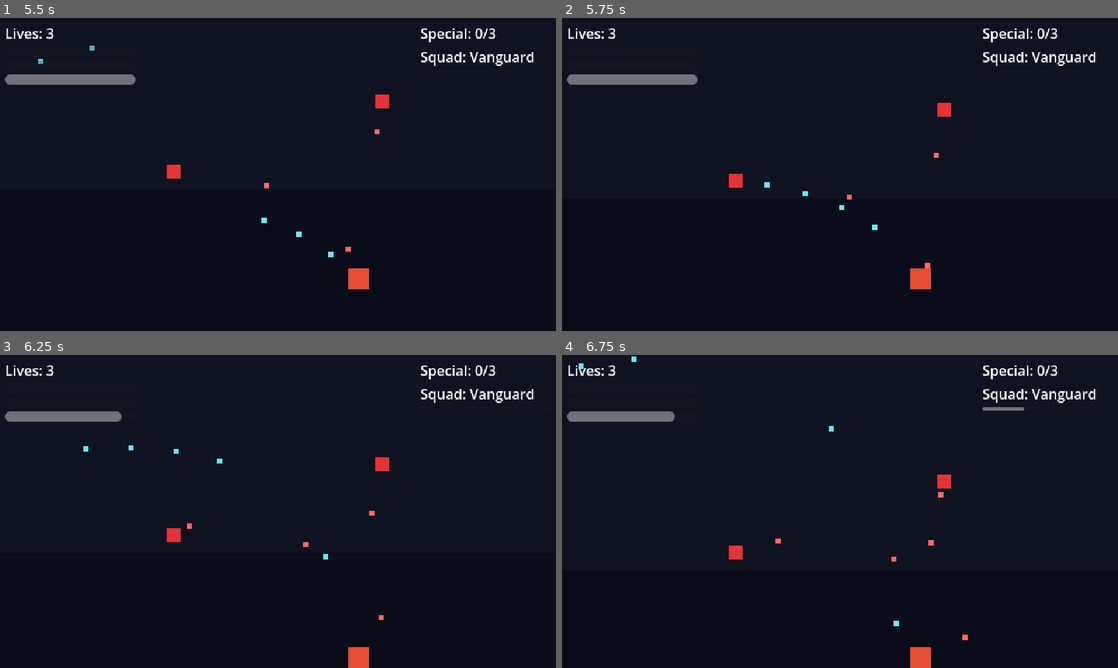
Above: before the commit, frames 1-4 (two rows, left to right).
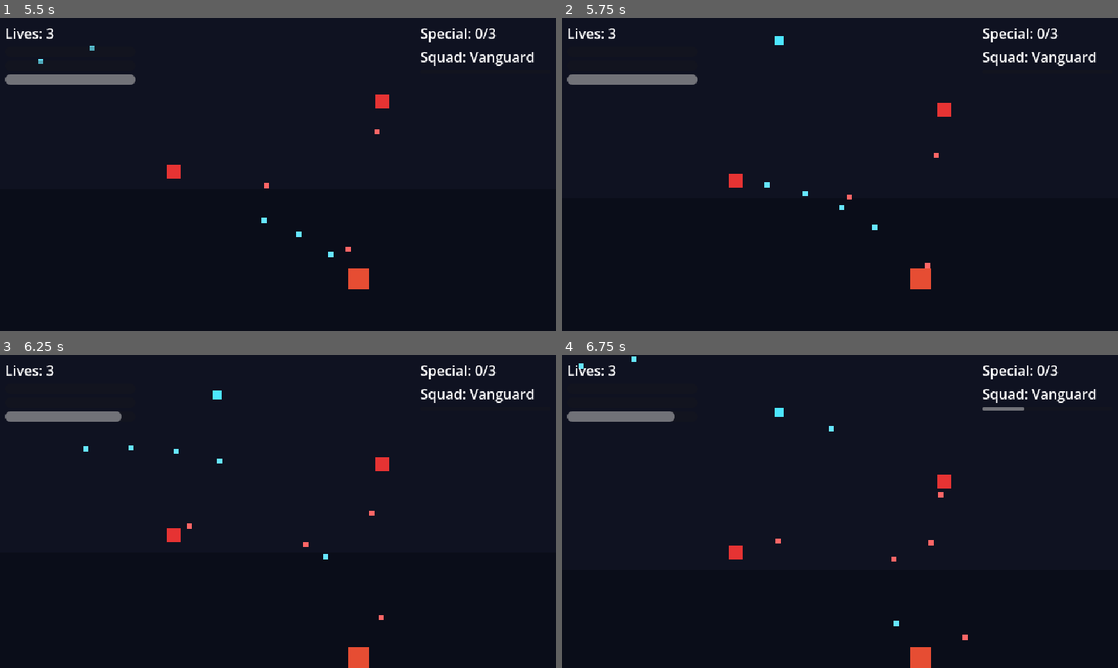
Above: after the commit, the same moments.

Repository: Funfetsunk/terra-intercept
Game: Godot game, scene res://scenes/menus/ship_select.tscn
Two runs of this game, one before a commit and one after it. Both use one fixed random seed, a clock stepped at 60 frames per second and the inputs below.
Inputs (mouse positions are in pixels of both pictures, inside the frame that each line leads up to):
- Up to frame 1 (5.5 s): click (116, 199) at 0.5 s; tap Enter (ui_accept) at 1.25, 1.52, 4.52 s; move the mouse to (400, 158) at 1.27 s; hold D (p1_move_right) 1.28-2 s; click (400, 158) at 1.35 s; drag from (166, 190) to (361, 277) at 2.02 s; move the mouse to (333, 105) at 2.77 s; hold D (p1_move_right) 2.78-3.5 s; right-click (333, 105) at 2.85 s; click (333, 105) at 2.92 s; drag from (250, 237) to (172, 102) at 3.52 s; move the mouse to (444, 221) at 4.27 s; hold A (p1_move_left) 4.28-5 s; tap Q (p1_squad_prev) at 4.35 s; click (444, 221) at 4.42 s; drag from (111, 127) to (194, 96) at 5.02 s
- Up to frame 2 (5.75 s): no input
- Up to frame 3 (6.25 s): move the mouse to (305, 511) at 5.77 s; hold S (p1_move_down) from 5.78 s (still down); hold Shift (p1_focus) from 5.78 s (still down); click (305, 511) at 5.92 s
- Up to frame 4 (6.75 s): release S (p1_move_down) at 6.5 s; release Shift (p1_focus) at 6.5 s; drag from (756, 433) to (728, 527) at 6.52 s

Frame 1 is identical in both runs. In frame 2, less than 0.1% of the frame differs, in the area x 38-40%, y 5-9%; in frame 3, less than 0.1%; in frame 4, less than 0.1%.

Commit message:
Add pickups: weapon power-up, hull repair, instant special charge
New PickupData resource (rule 3: pickups are .tres) with a
pickup_type enum and a shared amount field reused per type. One
generic pickup.gd (drift down, manual distance check against
BulletManager.get_registered_player() -- matches the project's
existing manual-hitbox convention rather than physics signals) backs
three scenes that each bake in their own data, mirroring how the
enemy scenes bake in EnemyData.

Weapon power-up actually does something now: player fire scales from
1 to 5 bullet streams in a symmetric fan with GameState's existing
current_weapon_level (level 1 stays a single center bullet, no
regression). Added GameState.raise_weapon_level() as the pickup side
of the level-1-to-5 system; drop_weapon_level() on life loss already
existed. Hull repair and special charge pickups call new
PlayerShip.repair_hull()/grant_special_charge(), both clamped to the
ship's own max. All three wired into the vertical-slice mission
timeline via the existing SpawnEntry/MissionData system from system 1
-- no spawner changes needed.

Co-Authored-By: Claude Sonnet 5 <noreply@anthropic.com>
Claude-Session: https://claude.ai/code/session_01Nh3aPMJzmkSArqwMqRdZHh

Diff:
--- /dev/null
+++ b/data/missions/spawn_pickup_hull_01.tres
@@ -0,0 +1,10 @@
+[gd_resource type="Resource" script_class="SpawnEntry" load_steps=3 format=3]
+
+[ext_resource type="Script" path="res://scripts/resources/spawn_entry.gd" id="1"]
+[ext_resource type="PackedScene" path="res://scenes/pickups/hull_repair_pickup.tscn" id="2"]
+
+[resource]
+script = ExtResource("1")
+scene = ExtResource("2")
+spawn_time = 10.0
+spawn_position = Vector2(400, 20)
--- /dev/null
+++ b/data/missions/spawn_pickup_special_01.tres
@@ -0,0 +1,10 @@
+[gd_resource type="Resource" script_class="SpawnEntry" load_steps=3 format=3]
+
+[ext_resource type="Script" path="res://scripts/resources/spawn_entry.gd" id="1"]
+[ext_resource type="PackedScene" path="res://scenes/pickups/special_charge_pickup.tscn" id="2"]
+
+[resource]
+script = ExtResource("1")
+scene = ExtResource("2")
+spawn_time = 13.0
+spawn_position = Vector2(200, 20)
--- /dev/null
+++ b/data/missions/spawn_pickup_weapon_01.tres
@@ -0,0 +1,10 @@
+[gd_resource type="Resource" script_class="SpawnEntry" load_steps=3 format=3]
+
+[ext_resource type="Script" path="res://scripts/resources/spawn_entry.gd" id="1"]
+[ext_resource type="PackedScene" path="res://scenes/pickups/weapon_pickup.tscn" id="2"]
+
+[resource]
+script = ExtResource("1")
+scene = ExtResource("2")
+spawn_time = 5.0
+spawn_position = Vector2(250, 20)
--- a/data/missions/vertical_slice_mission.tres
+++ b/data/missions/vertical_slice_mission.tres
@@ -8,9 +8,12 @@
 [ext_resource type="Resource" path="res://data/missions/spawn_spinner_01.tres" id="6"]
 [ext_resource type="Resource" path="res://data/missions/spawn_drone_03.tres" id="7"]
 [ext_resource type="Resource" path="res://data/missions/spawn_boss_01.tres" id="8"]
+[ext_resource type="Resource" path="res://data/missions/spawn_pickup_weapon_01.tres" id="9"]
+[ext_resource type="Resource" path="res://data/missions/spawn_pickup_hull_01.tres" id="10"]
+[ext_resource type="Resource" path="res://data/missions/spawn_pickup_special_01.tres" id="11"]
 
 [resource]
 script = ExtResource("1")
 mission_name = "Vertical Slice"
 background_scroll_speed = 40.0
-spawn_entries = Array[Resource]([ExtResource("2"), ExtResource("3"), ExtResource("4"), ExtResource("5"), ExtResource("6"), ExtResource("7"), ExtResource("8")])
+spawn_entries = Array[Resource]([ExtResource("2"), ExtResource("3"), ExtResource("4"), ExtResource("5"), ExtResource("6"), ExtResource("7"), ExtResource("8"), ExtResource("9"), ExtResource("10"), ExtResource("11")])
--- /dev/null
+++ b/data/pickups/hull_repair_pickup.tres
@@ -0,0 +1,11 @@
+[gd_resource type="Resource" script_class="PickupData" format=3]
+
+[ext_resource type="Script" path="res://scripts/resources/pickup_data.gd" id="1"]
+
+[resource]
+script = ExtResource("1")
+pickup_type = 1
+pickup_color = Color(0.4, 1, 0.4, 1)
+amount = 1.0
+drift_speed = 40.0
+pickup_radius = 10.0
--- /dev/null
+++ b/data/pickups/special_charge_pickup.tres
@@ -0,0 +1,11 @@
+[gd_resource type="Resource" script_class="PickupData" format=3]
+
+[ext_resource type="Script" path="res://scripts/resources/pickup_data.gd" id="1"]
+
+[resource]
+script = ExtResource("1")
+pickup_type = 2
+pickup_color = Color(0.9, 0.3, 0.9, 1)
+amount = 1.0
+drift_speed = 40.0
+pickup_radius = 10.0
--- /dev/null
+++ b/data/pickups/weapon_level_pickup.tres
@@ -0,0 +1,11 @@
+[gd_resource type="Resource" script_class="PickupData" format=3]
+
+[ext_resource type="Script" path="res://scripts/resources/pickup_data.gd" id="1"]
+
+[resource]
+script = ExtResource("1")
+pickup_type = 0
+pickup_color = Color(0.3, 0.9, 1, 1)
+amount = 1.0
+drift_speed = 40.0
+pickup_radius = 10.0
--- /dev/null
+++ b/scenes/pickups/hull_repair_pickup.tscn
@@ -0,0 +1,25 @@
+[gd_scene format=3 uid="uid://b0tqay2jrc0tv"]
+
+[ext_resource type="Script" uid="uid://dxne1w5pg4r4k" path="res://scenes/pickups/pickup.gd" id="1_21xqg"]
+[ext_resource type="Resource" path="res://data/pickups/hull_repair_pickup.tres" id="2_3q8xg"]
+
+[sub_resource type="CircleShape2D" id="CircleShape2D_mgc3l"]
+
+[node name="HullRepairPickup" type="Node2D" unique_id=1745087537]
+script = ExtResource("1_21xqg")
+data = ExtResource("2_3q8xg")
+
+[node name="Sprite" type="ColorRect" parent="." unique_id=1951388330]
+offset_left = -5.0
+offset_top = -5.0
+offset_right = 5.0
+offset_bottom = 5.0
+mouse_filter = 2
+color = Color(0.4, 1, 0.4, 1)
+
+[node name="Hitbox" type="Area2D" parent="." unique_id=184160553]
+collision_layer = 16
+collision_mask = 0
+
+[node name="CollisionShape2D" type="CollisionShape2D" parent="Hitbox" unique_id=878644625]
+shape = SubResource("CircleShape2D_mgc3l")
--- /dev/null
+++ b/scenes/pickups/pickup.gd
@@ -0,0 +1,34 @@
+extends Node2D
+class_name Pickup
+
+@export var data: PickupData
+@export var despawn_y: float = 400.0
+
+var _bullets: Node = null
+
+func _ready() -> void:
+	_bullets = get_node("/root/BulletManager")
+	$Sprite.color = data.pickup_color
+
+func _physics_process(delta: float) -> void:
+	global_position.y += data.drift_speed * delta
+	if global_position.y > despawn_y:
+		queue_free()
+		return
+	var player: Node2D = _bullets.get_registered_player()
+	if player == null:
+		return
+	if global_position.distance_to(player.global_position) <= data.pickup_radius:
+		_apply(player)
+		queue_free()
+
+func _apply(player: Node2D) -> void:
+	match data.pickup_type:
+		PickupData.PickupType.WEAPON_LEVEL:
+			get_node("/root/GameState").raise_weapon_level(int(data.amount))
+		PickupData.PickupType.HULL_REPAIR:
+			if player.has_method("repair_hull"):
+				player.repair_hull(data.amount)
+		PickupData.PickupType.SPECIAL_CHARGE:
+			if player.has_method("grant_special_charge"):
+				player.grant_special_charge(int(data.amount))
--- /dev/null
+++ b/scenes/pickups/special_charge_pickup.tscn
@@ -0,0 +1,25 @@
+[gd_scene format=3 uid="uid://ucb17u7snxnd"]
+
+[ext_resource type="Script" uid="uid://dxne1w5pg4r4k" path="res://scenes/pickups/pickup.gd" id="1_i0qd8"]
+[ext_resource type="Resource" path="res://data/pickups/special_charge_pickup.tres" id="2_x1sjr"]
+
+[sub_resource type="CircleShape2D" id="CircleShape2D_a0j52"]
+
+[node name="SpecialChargePickup" type="Node2D" unique_id=467777742]
+script = ExtResource("1_i0qd8")
+data = ExtResource("2_x1sjr")
+
+[node name="Sprite" type="ColorRect" parent="." unique_id=490099383]
+offset_left = -5.0
+offset_top = -5.0
+offset_right = 5.0
+offset_bottom = 5.0
+mouse_filter = 2
+color = Color(0.9, 0.3, 0.9, 1)
+
+[node name="Hitbox" type="Area2D" parent="." unique_id=682232428]
+collision_layer = 16
+collision_mask = 0
+
+[node name="CollisionShape2D" type="CollisionShape2D" parent="Hitbox" unique_id=1189608611]
+shape = SubResource("CircleShape2D_a0j52")
--- /dev/null
+++ b/scenes/pickups/weapon_pickup.tscn
@@ -0,0 +1,25 @@
+[gd_scene format=3 uid="uid://bbu1i2vdl36db"]
+
+[ext_resource type="Script" uid="uid://dxne1w5pg4r4k" path="res://scenes/pickups/pickup.gd" id="1_08ttg"]
+[ext_resource type="Resource" path="res://data/pickups/weapon_level_pickup.tres" id="2_owlvl"]
+
+[sub_resource type="CircleShape2D" id="CircleShape2D_377g7"]
+
+[node name="WeaponPickup" type="Node2D" unique_id=993242960]
+script = ExtResource("1_08ttg")
+data = ExtResource("2_owlvl")
+
+[node name="Sprite" type="ColorRect" parent="." unique_id=2141651316]
+offset_left = -5.0
+offset_top = -5.0
+offset_right = 5.0
+offset_bottom = 5.0
+mouse_filter = 2
+color = Color(0.3, 0.9, 1, 1)
+
+[node name="Hitbox" type="Area2D" parent="." unique_id=780148317]
+collision_layer = 16
+collision_mask = 0
+
+[node name="CollisionShape2D" type="CollisionShape2D" parent="Hitbox" unique_id=1676945954]
+shape = SubResource("CircleShape2D_377g7")
--- a/scenes/player/player_ship.gd
+++ b/scenes/player/player_ship.gd
@@ -128,7 +128,13 @@
 	if _fire_cooldown > 0.0:
 		return
 	var direction: Vector2 = fire_input["direction"]
-	_bullets.spawn_player_bullet(global_position, direction, data.bullet_speed, data.bullet_radius, data.bullet_color, 2.0, data.bullet_damage)
+	var stream_count: int = clamp(_game_state.current_weapon_level, 1, 5)
+	var base_angle: float = direction.angle()
+	for i in range(stream_count):
+		var offset_deg: float = data.weapon_stream_spread_degrees * (float(i) - float(stream_count - 1) / 2.0)
+		var rad: float = base_angle + deg_to_rad(offset_deg)
+		var stream_dir: Vector2 = Vector2(cos(rad), sin(rad))
+		_bullets.spawn_player_bullet(global_position, stream_dir, data.bullet_speed, data.bullet_radius, data.bullet_color, 2.0, data.bullet_damage)
 	_fire_cooldown = 1.0 / data.fire_rate
 
 func take_hit(damage: float) -> void:
@@ -157,6 +163,14 @@
 	shield_changed.emit(shield_current, data.shield_max)
 	hull_changed.emit(hull_current, data.hull_max)
 	respawned.emit()
+
+func repair_hull(amount: float) -> void:
+	hull_current = min(data.hull_max, hull_current + amount)
+	hull_changed.emit(hull_current, data.hull_max)
+
+func grant_special_charge(amount: int) -> void:
+	special_charges = min(data.special_charge_max, special_charges + amount)
+	special_charges_changed.emit(special_charges, data.special_charge_max)
 
 func on_damage_dealt(damage: float, was_kill: bool) -> void:
 	if special_charges >= data.special_charge_max:
--- a/scripts/autoload/game_state.gd
+++ b/scripts/autoload/game_state.gd
@@ -3,8 +3,10 @@
 signal life_lost(lives_remaining: int)
 signal game_over_triggered
 signal weapon_level_dropped(new_level: int)
+signal weapon_level_changed(new_level: int)
 
 @export var starting_lives: int = 3
+@export var max_weapon_level: int = 5
 @export var selected_ship: ShipData
 @export var ship_roster: Array[ShipData] = []
 
@@ -36,3 +38,7 @@
 func drop_weapon_level() -> void:
 	current_weapon_level = max(1, current_weapon_level - 1)
 	weapon_level_dropped.emit(current_weapon_level)
+
+func raise_weapon_level(amount: int) -> void:
+	current_weapon_level = min(max_weapon_level, current_weapon_level + amount)
+	weapon_level_changed.emit(current_weapon_level)
--- /dev/null
+++ b/scripts/resources/pickup_data.gd
@@ -0,0 +1,10 @@
+extends Resource
+class_name PickupData
+
+enum PickupType { WEAPON_LEVEL, HULL_REPAIR, SPECIAL_CHARGE }
+
+@export var pickup_type: PickupType = PickupType.HULL_REPAIR
+@export var pickup_color: Color = Color.WHITE
+@export var amount: float = 1.0
+@export var drift_speed: float = 40.0
+@export var pickup_radius: float = 10.0
--- a/scripts/resources/ship_data.gd
+++ b/scripts/resources/ship_data.gd
@@ -42,6 +42,7 @@
 @export var bullet_color: Color = Color(0.4, 0.9, 1.0)
 @export var bullet_damage: float = 1.0
 @export var weapon_pattern: BulletPatternData
+@export var weapon_stream_spread_degrees: float = 8.0
 
 @export_group("Special")
 @export var special_charge_max: int = 3
--- a/scripts/systems/bullet_manager.gd
+++ b/scripts/systems/bullet_manager.gd
@@ -156,6 +156,9 @@
 		return Vector2.ZERO
 	return _registered_player.global_position
 
+func get_registered_player() -> Node2D:
+	return _registered_player
+
 func spawn_player_bullet(pos: Vector2, direction: Vector2, speed: float, radius: float, color: Color, lifetime: float, damage: float) -> void:
 	if not _player_pool.spawn(pos, direction.normalized() * speed, radius, color, lifetime, damage):
 		bullet_pool_exhausted.emit(true)
Not shown: 1 places in data/missions/vertical_slice_mission.tres that only renumber resources
Not shown, added: scenes/pickups/pickup.gd.uid
Not shown, added: scripts/resources/pickup_data.gd.uid
